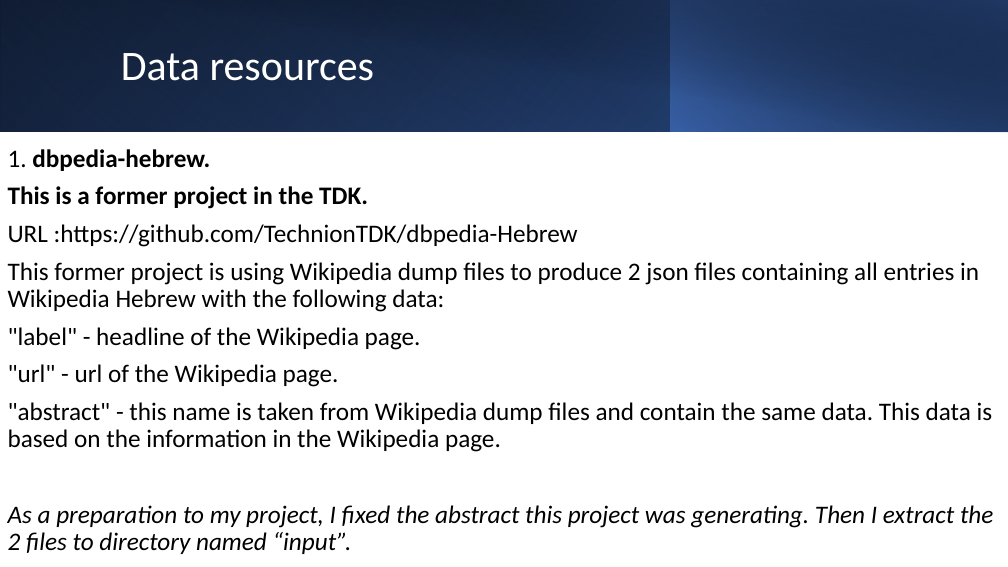
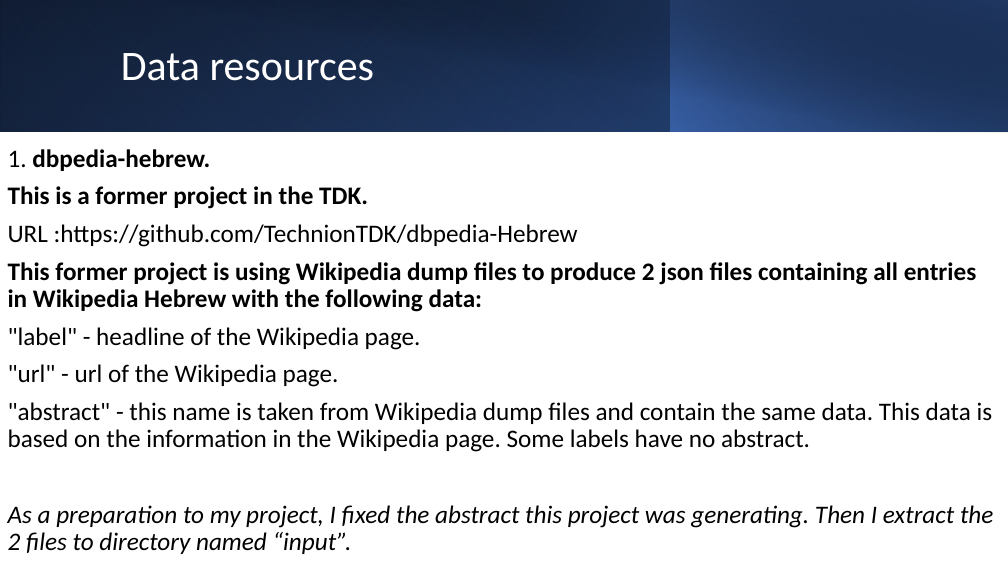
Before and after one commit to TechnionTDK/wikipedia-places, a slide deck: slide 4 of high_level_presentation.pptx. Drawn at 1008x567 pixels with LibreOffice and Linux fonts; fonts in the diff are those of the drawing. Boxes give left, top, right and bottom in pixels: in the first picture for what was removed or moved away, otherwise in the second. Text is boxed around its words. In the diff, an @@ line names an element or a change of style, - is before the commit and + after.

```diff
--- a/high_level_presentation.pptx
+++ b/high_level_presentation.pptx
@@ text at [8,262,977,312]: bold on in "This former project is using Wikipedia dump ..." @@
@@ text at [8,402,993,452]: text changed @@
-"abstract" - this name is taken from Wikipedia dump files and contain the same data. This data is based on the information in the Wikipedia page.
+"abstract" - this name is taken from Wikipedia dump files and contain the same data. This data is based on the information in the Wikipedia page. Some labels have no abstract.
```
Also in this commit, not shown: 6 other slides changed, 2 other files.
